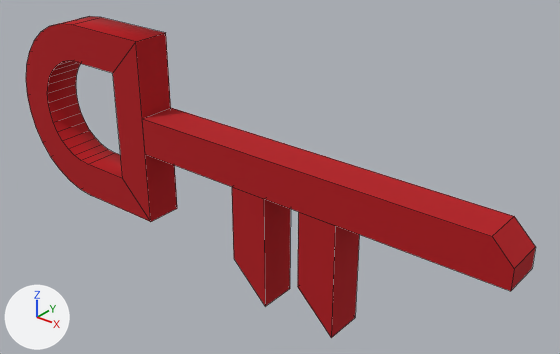
An edit to the FBX model unity_project/Paper Box/Assets/Models/Items/Items.fbx_Key_11.fbx, drawn before and after from the same camera.
The view is the same before and after, from a camera (50 mm lens) standing at (1.285, -5.254, 0.155) and looking at (1.07, -4.985, -0.011). Arrows for +X, +Y and +Z are at lower left; the lights stay in place. Mesh edges are drawn as thin lines.

Names of what the first picture shows: 'Key 11'.
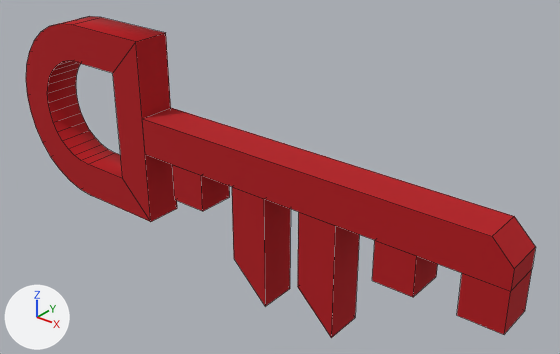
Changed parts and their boxes [x1, y1, x2, y2] in the pictures (560 x 354 px):
part 1 of me_cube_046, added (red)
    after: [172, 165, 230, 211]
part 2 of me_cube_046, added (red)
    after: [372, 241, 438, 297]
part 3 of me_cube_046, added (red)
    after: [457, 269, 532, 334]

Patch to the scene script:
```diff
--- a/unity_project/Paper Box/Assets/Models/Items/Items.fbx_Key_11.fbx.py
+++ b/unity_project/Paper Box/Assets/Models/Items/Items.fbx_Key_11.fbx.py
@@ me_cube_046 @@
 me_cube_046.from_pydata(...)  # 102 vertices, 61 faces; spans x -0.1..0.2, y -0.01..0.01, z -0.07..0.05
 # used by ob_key_11; location = (1.0, -5.0, 0.0)
+# me_cube_046 part 1: a new loose piece, a box spanning x 0.02..0.04, y -0.01..0.01, z -0.03..-0.01, in mat_red (red #b40e17)
+# me_cube_046 part 2: a new loose piece, a box spanning x 0.14..0.16, y -0.01..0.01, z -0.03..-0.01, in mat_red (red #b40e17)
+# me_cube_046 part 3: a new loose piece, a box spanning x 0.18..0.2, y -0.01..0.01, z -0.03..-0.01, in mat_red (red #b40e17)
 me_cube_046.materials.append(mat_red)
```
